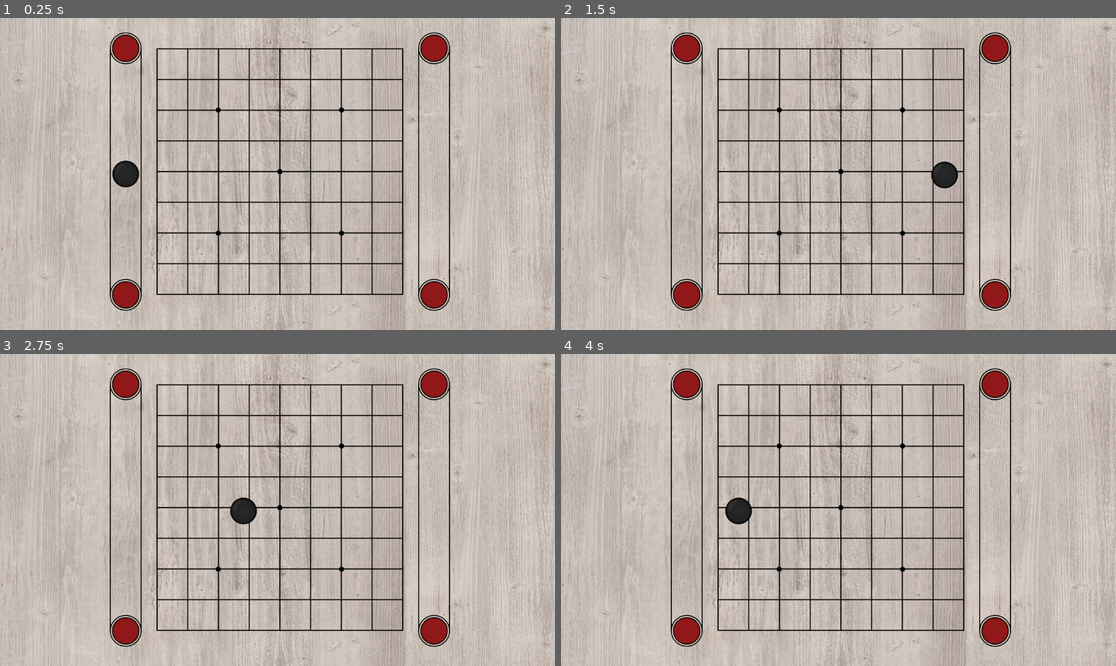
Above: before the commit, frames 1-4 (two rows, left to right).
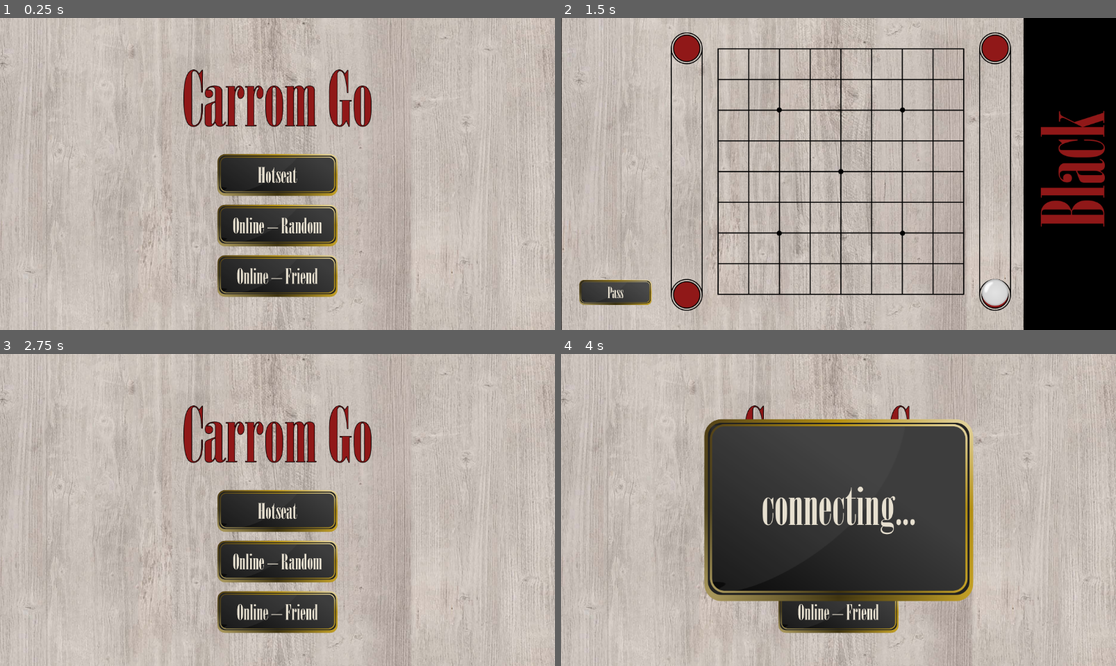
Above: after the commit, the same moments.

Repository: thomasstaud/carrom-go
Game: Godot game, scene res://GameManager.tscn
Two runs of this game, one before a commit and one after it. Both use one fixed random seed, a clock stepped at 60 frames per second and the inputs below. Before the commit the project starts from res://game.tscn.
Inputs (mouse positions are in pixels of both pictures, inside the frame that each line leads up to):
- Up to frame 1 (0.25 s): no input
- Up to frame 2 (1.5 s): click (838, 174) at 0.52 s; click (616, 292) at 1.27 s
- Up to frame 3 (2.75 s): click (505, 628) at 2.02 s
- Up to frame 4 (4 s): click (838, 563) at 2.77 s; click (838, 612) at 3.52 s

The runs differ from the first frame. In frame 1, 21% of the frame differs, in the area x 0-100%, y 0-100%; in frame 2, 18%; in frame 3, 21%; in frame 4, 37%.

Commit message:
menu, ui, passing

Diff:
--- /dev/null
+++ b/GameManager.tscn
@@ -0,0 +1,11 @@
+[gd_scene load_steps=3 format=3 uid="uid://c80jdv8k0dq7y"]
+
+[ext_resource type="Script" uid="uid://d70knybtftkc" path="res://game_manager.gd" id="1_p13vs"]
+[ext_resource type="PackedScene" uid="uid://ui4daufc78s" path="res://ui/menu.tscn" id="2_au0an"]
+
+[node name="GameManager" type="Node"]
+script = ExtResource("1_p13vs")
+
+[node name="Menu" parent="." instance=ExtResource("2_au0an")]
+
+[connection signal="start_game" from="Menu" to="." method="_on_menu_start_game"]
--- a/game.tscn
+++ /dev/null
@@ -1,15 +0,0 @@
-[gd_scene load_steps=4 format=3 uid="uid://biudnwi66x75g"]
-
-[ext_resource type="Script" uid="uid://c7pmjn7kd7mpk" path="res://game.gd" id="1_feb5d"]
-[ext_resource type="Script" uid="uid://td14ndn5ho11" path="res://go.gd" id="2_fc0e3"]
-[ext_resource type="PackedScene" uid="uid://ci5pbfr5nyayu" path="res://board/board.tscn" id="3_feb5d"]
-
-[node name="Game" type="Node2D"]
-script = ExtResource("1_feb5d")
-
-[node name="Go" type="Node" parent="."]
-script = ExtResource("2_fc0e3")
-
-[node name="Board" parent="." instance=ExtResource("3_feb5d")]
-
-[node name="StoneContainer" type="Node2D" parent="."]
--- a/game.gd
+++ b/game/game.gd
@@ -1,5 +1,7 @@
 class_name Game
 extends Node2D
+
+signal end_game
 
 enum State {
 	POSITIONING,
@@ -7,6 +9,7 @@
 	SHOOTING,
 }
 
+const MENU = preload("res://ui/menu.tscn")
 const STONE = preload("res://stones/stone.tscn")
 const STONE_DIAMETER: float = 55.0
 
@@ -34,6 +37,8 @@
 const BOARD_BOUNDS := Vector4(326, 64, 836, 574)
 
 var state: State
+# true, if a player passed in the previous turn
+var passing: bool
 var turn_black := false
 var current_stone: Stone
 # stores each stone by its board position
@@ -43,10 +48,12 @@
 
 @onready var go: Go = $Go
 @onready var stone_container: Node2D = $StoneContainer
+@onready var ui: UI = $UI
 
 func _ready() -> void:
 	go.init(BOARD_SIZE)
 	go.stone_captured.connect(stone_captured)
+	ui.player_passed.connect(player_passed)
 	next_turn()
 
 func _process(_delta: float) -> void:
@@ -71,6 +78,7 @@
 		state = State.POSITIONING
 
 	if not Input.is_mouse_button_pressed(MOUSE_BUTTON_LEFT):
+		passing = false
 		shoot()
 
 func shooting():
@@ -84,8 +92,8 @@
 			current_stone.board_pos = board_pos
 			current_stone.position = board_to_world_pos(board_pos)
 			# make go move
+			placed_stones[board_pos] = current_stone
 			go.add_stone(board_pos, turn_black)
-			placed_stones[board_pos] = current_stone
 		else:
 			current_stone.queue_free()
 		next_turn()
@@ -161,6 +169,8 @@
 	current_stone = new_stone(turn_black)
 	state = State.POSITIONING
 
+	ui.set_turn(turn_black)
+
 func new_stone(black: bool):
 	var stone = STONE.instantiate()
 	stone_container.add_child(stone)
@@ -170,3 +180,21 @@
 
 func stone_captured(pos: Vector2i) -> void:
 	placed_stones[pos].queue_free()
+
+func player_passed() -> void:
+	if passing:
+		# game is finished
+		# TODO: display this on a nice panel
+		var captured = go.get_captured()
+		if captured[1] > captured[2]:
+			print("White wins! %d to %d" % [captured[1], captured[2]])
+		elif captured[2] > captured[1]:
+			print("Black wins! %d to %d" % [captured[1], captured[2]])
+		else:
+			print("It's a tie! %d both" % captured[1])
+		# back to menu (for now)
+		end_game.emit()
+	else:
+		passing = true
+		current_stone.queue_free()
+		next_turn()
--- /dev/null
+++ b/game/game.tscn
@@ -0,0 +1,205 @@
+[gd_scene load_steps=15 format=3 uid="uid://biudnwi66x75g"]
+
+[ext_resource type="Script" uid="uid://c7pmjn7kd7mpk" path="res://game/game.gd" id="1_feb5d"]
+[ext_resource type="Script" uid="uid://td14ndn5ho11" path="res://game/go.gd" id="2_fc0e3"]
+[ext_resource type="PackedScene" uid="uid://ci5pbfr5nyayu" path="res://board/board.tscn" id="3_feb5d"]
+[ext_resource type="Texture2D" uid="uid://flf2fiipa5nc" path="res://ui/assets/button_normal.png" id="4_eow3j"]
+[ext_resource type="Script" uid="uid://co26hhbdo4hdo" path="res://ui/game_ui.gd" id="4_hve3p"]
+[ext_resource type="Texture2D" uid="uid://cple8snaikfg5" path="res://ui/assets/button_pressed.png" id="5_j5wjh"]
+[ext_resource type="Texture2D" uid="uid://db8lev7uthdqs" path="res://ui/assets/button_hover.png" id="6_vef74"]
+[ext_resource type="Texture2D" uid="uid://dr3ngx5inp3ww" path="res://ui/assets/pass.png" id="7_hve3p"]
+[ext_resource type="Texture2D" uid="uid://bpadpmb8j8isy" path="res://ui/assets/banner_black.png" id="8_vef74"]
+[ext_resource type="Texture2D" uid="uid://dml4owf7dv68b" path="res://ui/assets/banner_white.png" id="9_hve3p"]
+
+[sub_resource type="Animation" id="Animation_mfdv2"]
+length = 0.001
+tracks/0/type = "value"
+tracks/0/imported = false
+tracks/0/enabled = true
+tracks/0/path = NodePath("BannerBlack:position")
+tracks/0/interp = 1
+tracks/0/loop_wrap = true
+tracks/0/keys = {
+"times": PackedFloat32Array(0),
+"transitions": PackedFloat32Array(1),
+"update": 0,
+"values": [Vector2(1163, -81)]
+}
+tracks/1/type = "value"
+tracks/1/imported = false
+tracks/1/enabled = true
+tracks/1/path = NodePath("BannerWhite:position")
+tracks/1/interp = 1
+tracks/1/loop_wrap = true
+tracks/1/keys = {
+"times": PackedFloat32Array(0),
+"transitions": PackedFloat32Array(1),
+"update": 0,
+"values": [Vector2(-2, -86)]
+}
+
+[sub_resource type="Animation" id="Animation_hve3p"]
+resource_name = "turn_black"
+tracks/0/type = "value"
+tracks/0/imported = false
+tracks/0/enabled = true
+tracks/0/path = NodePath("BannerBlack:position")
+tracks/0/interp = 2
+tracks/0/loop_wrap = true
+tracks/0/keys = {
+"times": PackedFloat32Array(0, 1),
+"transitions": PackedFloat32Array(1, 1),
+"update": 0,
+"values": [Vector2(1163, -81), Vector2(950, -81)]
+}
+tracks/1/type = "value"
+tracks/1/imported = false
+tracks/1/enabled = true
+tracks/1/path = NodePath("BannerWhite:position")
+tracks/1/interp = 2
+tracks/1/loop_wrap = true
+tracks/1/keys = {
+"times": PackedFloat32Array(0, 1),
+"transitions": PackedFloat32Array(1, 1),
+"update": 0,
+"values": [Vector2(-2, -86), Vector2(-214, -86)]
+}
+
+[sub_resource type="Animation" id="Animation_iotsf"]
+resource_name = "turn_white"
+tracks/0/type = "value"
+tracks/0/imported = false
+tracks/0/enabled = true
+tracks/0/path = NodePath("BannerBlack:position")
+tracks/0/interp = 2
+tracks/0/loop_wrap = true
+tracks/0/keys = {
+"times": PackedFloat32Array(0, 1),
+"transitions": PackedFloat32Array(1, 1),
+"update": 0,
+"values": [Vector2(950, -81), Vector2(1163, -81)]
+}
+tracks/1/type = "value"
+tracks/1/imported = false
+tracks/1/enabled = true
+tracks/1/path = NodePath("BannerWhite:position")
+tracks/1/interp = 2
+tracks/1/loop_wrap = true
+tracks/1/keys = {
+"times": PackedFloat32Array(0, 1),
+"transitions": PackedFloat32Array(1, 1),
+"update": 0,
+"values": [Vector2(-214, -86), Vector2(-2, -86)]
+}
+
+[sub_resource type="AnimationLibrary" id="AnimationLibrary_iotsf"]
+_data = {
+&"RESET": SubResource("Animation_mfdv2"),
+&"turn_black": SubResource("Animation_hve3p"),
+&"turn_white": SubResource("Animation_iotsf")
+}
+
+[node name="Game" type="Node2D"]
+script = ExtResource("1_feb5d")
+
+[node name="Go" type="Node" parent="."]
+script = ExtResource("2_fc0e3")
+
+[node name="Board" parent="." instance=ExtResource("3_feb5d")]
+
+[node name="StoneContainer" type="Node2D" parent="."]
+
+[node name="UI" type="Control" parent="."]
+layout_mode = 3
+anchors_preset = 15
+anchor_right = 1.0
+anchor_bottom = 1.0
+grow_horizontal = 2
+grow_vertical = 2
+script = ExtResource("4_hve3p")
+
+[node name="PassButtonBlack" type="TextureButton" parent="UI"]
+custom_minimum_size = Vector2(150, 80)
+layout_mode = 0
+offset_left = 38.0
+offset_top = 530.0
+offset_right = 188.0
+offset_bottom = 610.0
+texture_normal = ExtResource("4_eow3j")
+texture_pressed = ExtResource("5_j5wjh")
+texture_hover = ExtResource("6_vef74")
+ignore_texture_size = true
+stretch_mode = 5
+
+[node name="MarginContainer" type="MarginContainer" parent="UI/PassButtonBlack"]
+layout_mode = 1
+anchors_preset = 15
+anchor_right = 1.0
+anchor_bottom = 1.0
+grow_horizontal = 2
+grow_vertical = 2
+theme_override_constants/margin_top = 27
+theme_override_constants/margin_bottom = 27
+
+[node name="TextureRect" type="TextureRect" parent="UI/PassButtonBlack/MarginContainer"]
+layout_mode = 2
+texture = ExtResource("7_hve3p")
+expand_mode = 2
+stretch_mode = 5
+
+[node name="PassButtonWhite" type="TextureButton" parent="UI"]
+custom_minimum_size = Vector2(150, 80)
+layout_mode = 0
+offset_left = 968.0
+offset_top = 533.0
+offset_right = 1118.0
+offset_bottom = 613.0
+texture_normal = ExtResource("4_eow3j")
+texture_pressed = ExtResource("5_j5wjh")
+texture_hover = ExtResource("6_vef74")
+ignore_texture_size = true
+stretch_mode = 5
+
+[node name="MarginContainer" type="MarginContainer" parent="UI/PassButtonWhite"]
+layout_mode = 1
+anchors_preset = 15
+anchor_right = 1.0
+anchor_bottom = 1.0
+grow_horizontal = 2
+grow_vertical = 2
+theme_override_constants/margin_top = 27
+theme_override_constants/margin_bottom = 27
+
+[node name="TextureRect" type="TextureRect" parent="UI/PassButtonWhite/MarginContainer"]
+layout_mode = 2
+texture = ExtResource("7_hve3p")
+expand_mode = 2
+stretch_mode = 5
+
+[node name="BannerBlack" type="TextureRect" parent="UI"]
+layout_mode = 0
+offset_left = 1163.0
+offset_top = -81.0
+offset_right = 1436.0
+offset_bottom = 970.0
+scale = Vector2(0.75, 0.75)
+texture = ExtResource("8_vef74")
+expand_mode = 1
+
+[node name="BannerWhite" type="TextureRect" parent="UI"]
+layout_mode = 0
+offset_left = -2.0
+offset_top = -86.0
+offset_right = 271.0
+offset_bottom = 965.0
+scale = Vector2(0.75, 0.75)
+texture = ExtResource("9_hve3p")
+expand_mode = 1
+
+[node name="AnimationPlayer" type="AnimationPlayer" parent="UI"]
+libraries = {
+&"": SubResource("AnimationLibrary_iotsf")
+}
+
+[connection signal="pressed" from="UI/PassButtonBlack" to="UI" method="_on_pass_button_black_pressed"]
+[connection signal="pressed" from="UI/PassButtonWhite" to="UI" method="_on_pass_button_white_pressed"]
--- a/go.gd
+++ b/game/go.gd
@@ -11,6 +11,7 @@
 
 var _board_size: Vector2i
 var _points: Dictionary[Vector2i, Point]
+var _captured: Dictionary[int, int]
 
 func init(board_size: Vector2i) -> void:
 	_board_size = board_size
@@ -18,6 +19,9 @@
 	for x in board_size.x:
 		for y in board_size.y:
 			_points[Vector2i(x, y)] = Point.EMPTY
+
+	_captured[Point.BLACK] = 0
+	_captured[Point.WHITE] = 0
 
 func add_stone(pos: Vector2i, black: bool) -> void:
 	var color = Point.BLACK if black else Point.WHITE
@@ -42,6 +46,10 @@
 	if not dead_self:
 		return
 	_capture_stones_if_dead(pos)
+
+## returns number of captured stones as {1: captured black stones, 2: captured white stones}
+func get_captured() -> Dictionary[int, int]:
+	return _captured
 
 
 func _capture_stones_if_dead(pos: Vector2i) -> bool:
@@ -77,6 +85,7 @@
 
 func _capture_stones(positions: Array[Vector2i]) -> void:
 	for pos in positions:
+		_captured[_points[pos]] += 1
 		_points[pos] = Point.EMPTY
 		stone_captured.emit(pos)
 
--- /dev/null
+++ b/game_manager.gd
@@ -0,0 +1,19 @@
+extends Node
+
+const GAME = preload("res://game/game.tscn")
+
+var _game: Game
+
+@onready var menu: Control = $Menu
+
+
+func _on_menu_start_game() -> void:
+	menu.hide()
+	_game = GAME.instantiate()
+	_game.end_game.connect(_on_end_game)
+	add_child(_game)
+
+
+func _on_end_game() -> void:
+	_game.queue_free()
+	menu.show()
--- a/project.godot
+++ b/project.godot
@@ -13,7 +13,7 @@
 config/name="carrom-go"
 config/description="carrom go!!!"
 config/version="0.1"
-run/main_scene="uid://biudnwi66x75g"
+run/main_scene="uid://c80jdv8k0dq7y"
 config/features=PackedStringArray("4.4", "GL Compatibility")
 config/icon="uid://w83sc6yiut7x"
 
--- /dev/null
+++ b/ui/game_ui.gd
@@ -0,0 +1,29 @@
+class_name UI
+extends Control
+
+signal player_passed
+
+const TURN_BLACK_ANIM := "turn_black"
+const TURN_WHITE_ANIM := "turn_white"
+
+var _turn_black: bool
+
+@onready var banner_black: TextureRect = $BannerBlack
+@onready var banner_white: TextureRect = $BannerWhite
+@onready var animation_player: AnimationPlayer = $AnimationPlayer
+
+func set_turn(black: bool):
+	_turn_black = black
+	var anim = TURN_BLACK_ANIM if black else TURN_WHITE_ANIM
+	animation_player.play(anim)
+
+
+func _on_pass_button_black_pressed() -> void:
+	if not _turn_black:
+		return
+	player_passed.emit()
+
+func _on_pass_button_white_pressed() -> void:
+	if _turn_black:
+		return
+	player_passed.emit()
--- /dev/null
+++ b/ui/menu.gd
@@ -0,0 +1,17 @@
+extends Control
+
+signal start_game
+
+@onready var panel: Control = $Panel
+
+
+func _on_hotseat_button_pressed() -> void:
+	start_game.emit()
+
+
+func _on_random_button_pressed() -> void:
+	panel.show()
+
+
+func _on_friend_button_pressed() -> void:
+	panel.show()
--- /dev/null
+++ b/ui/menu.tscn
@@ -0,0 +1,182 @@
+[gd_scene load_steps=13 format=3 uid="uid://ui4daufc78s"]
+
+[ext_resource type="Texture2D" uid="uid://dw8n07s8hfar0" path="res://board/wood_texture.jpg" id="1_bwjgb"]
+[ext_resource type="Script" uid="uid://c3or1g3g0rio5" path="res://ui/menu.gd" id="1_cp6tm"]
+[ext_resource type="Texture2D" uid="uid://c55ld4v0kryhn" path="res://ui/assets/title.png" id="2_l8jcj"]
+[ext_resource type="Texture2D" uid="uid://flf2fiipa5nc" path="res://ui/assets/button_normal.png" id="2_udkah"]
+[ext_resource type="Texture2D" uid="uid://cple8snaikfg5" path="res://ui/assets/button_pressed.png" id="3_2ot4n"]
+[ext_resource type="Texture2D" uid="uid://db8lev7uthdqs" path="res://ui/assets/button_hover.png" id="4_fcydj"]
+[ext_resource type="Texture2D" uid="uid://7t5dsdkky6cb" path="res://ui/assets/hotseat.png" id="5_0bcp5"]
+[ext_resource type="Texture2D" uid="uid://cg54iuw3aowyi" path="res://ui/assets/random.png" id="6_l8jcj"]
+[ext_resource type="Texture2D" uid="uid://cj8rgkk174dl0" path="res://ui/assets/friend.png" id="7_cp6tm"]
+[ext_resource type="Texture2D" uid="uid://bfcheqmj7qpq1" path="res://ui/assets/panel.png" id="10_2fd1n"]
+[ext_resource type="Script" uid="uid://dl22fdr41d8t" path="res://ui/panel.gd" id="10_oumb1"]
+[ext_resource type="Texture2D" uid="uid://cqpoyxypau0jj" path="res://ui/assets/connecting.png" id="11_cop0s"]
+
+[node name="Menu" type="Control"]
+layout_mode = 3
+anchors_preset = 15
+anchor_right = 1.0
+anchor_bottom = 1.0
+grow_horizontal = 2
+grow_vertical = 2
+script = ExtResource("1_cp6tm")
+
+[node name="WoodTexture" type="Sprite2D" parent="."]
+position = Vector2(570, 361)
+scale = Vector2(0.621, 0.621)
+texture = ExtResource("1_bwjgb")
+
+[node name="MarginContainer" type="MarginContainer" parent="."]
+layout_mode = 1
+anchors_preset = 15
+anchor_right = 1.0
+anchor_bottom = 1.0
+offset_top = -28.0
+offset_bottom = 29.0
+grow_horizontal = 2
+grow_vertical = 2
+theme_override_constants/margin_left = 30
+theme_override_constants/margin_top = 30
+theme_override_constants/margin_right = 30
+theme_override_constants/margin_bottom = 30
+
+[node name="CenterContainer" type="CenterContainer" parent="MarginContainer"]
+layout_mode = 2
+
+[node name="VBoxContainer" type="VBoxContainer" parent="MarginContainer/CenterContainer"]
+layout_mode = 2
+theme_override_constants/separation = 15
+alignment = 2
+
+[node name="MarginContainer" type="MarginContainer" parent="MarginContainer/CenterContainer/VBoxContainer"]
+layout_mode = 2
+theme_override_constants/margin_left = -70
+theme_override_constants/margin_top = 40
+theme_override_constants/margin_right = -70
+theme_override_constants/margin_bottom = 40
+
+[node name="TextureRect" type="TextureRect" parent="MarginContainer/CenterContainer/VBoxContainer/MarginContainer"]
+layout_mode = 2
+texture = ExtResource("2_l8jcj")
+expand_mode = 5
+stretch_mode = 4
+
+[node name="HotseatButton" type="TextureButton" parent="MarginContainer/CenterContainer/VBoxContainer"]
+custom_minimum_size = Vector2(250, 90)
+layout_mode = 2
+texture_normal = ExtResource("2_udkah")
+texture_pressed = ExtResource("3_2ot4n")
+texture_hover = ExtResource("4_fcydj")
+ignore_texture_size = true
+stretch_mode = 5
+
+[node name="MarginContainer" type="MarginContainer" parent="MarginContainer/CenterContainer/VBoxContainer/HotseatButton"]
+layout_mode = 1
+anchors_preset = 15
+anchor_right = 1.0
+anchor_bottom = 1.0
+grow_horizontal = 2
+grow_vertical = 2
+theme_override_constants/margin_top = 27
+theme_override_constants/margin_bottom = 27
+
+[node name="TextureRect" type="TextureRect" parent="MarginContainer/CenterContainer/VBoxContainer/HotseatButton/MarginContainer"]
+layout_mode = 2
+texture = ExtResource("5_0bcp5")
+expand_mode = 2
+stretch_mode = 5
+
+[node name="RandomButton" type="TextureButton" parent="MarginContainer/CenterContainer/VBoxContainer"]
+custom_minimum_size = Vector2(250, 90)
+layout_mode = 2
+texture_normal = ExtResource("2_udkah")
+texture_pressed = ExtResource("3_2ot4n")
+texture_hover = ExtResource("4_fcydj")
+ignore_texture_size = true
+stretch_mode = 5
+
+[node name="MarginContainer" type="MarginContainer" parent="MarginContainer/CenterContainer/VBoxContainer/RandomButton"]
+layout_mode = 1
+anchors_preset = 15
+anchor_right = 1.0
+anchor_bottom = 1.0
+grow_horizontal = 2
+grow_vertical = 2
+theme_override_constants/margin_top = 27
+theme_override_constants/margin_bottom = 27
+
+[node name="TextureRect" type="TextureRect" parent="MarginContainer/CenterContainer/VBoxContainer/RandomButton/MarginContainer"]
+layout_mode = 2
+texture = ExtResource("6_l8jcj")
+expand_mode = 2
+stretch_mode = 5
+
+[node name="FriendButton" type="TextureButton" parent="MarginContainer/CenterContainer/VBoxContainer"]
+custom_minimum_size = Vector2(250, 90)
+layout_mode = 2
+texture_normal = ExtResource("2_udkah")
+texture_pressed = ExtResource("3_2ot4n")
+texture_hover = ExtResource("4_fcydj")
+ignore_texture_size = true
+stretch_mode = 5
+
+[node name="MarginContainer" type="MarginContainer" parent="MarginContainer/CenterContainer/VBoxContainer/FriendButton"]
+layout_mode = 1
+anchors_preset = 15
+anchor_right = 1.0
+anchor_bottom = 1.0
+grow_horizontal = 2
+grow_vertical = 2
+theme_override_constants/margin_top = 27
+theme_override_constants/margin_bottom = 27
+
+[node name="TextureRect" type="TextureRect" parent="MarginContainer/CenterContainer/VBoxContainer/FriendButton/MarginContainer"]
+layout_mode = 2
+texture = ExtResource("7_cp6tm")
+expand_mode = 2
+stretch_mode = 5
+
+[node name="Panel" type="Control" parent="."]
+visible = false
+layout_mode = 1
+anchors_preset = 15
+anchor_right = 1.0
+anchor_bottom = 1.0
+grow_horizontal = 2
+grow_vertical = 2
+script = ExtResource("10_oumb1")
+
+[node name="Texture" type="TextureRect" parent="Panel"]
+layout_mode = 1
+anchors_preset = 8
+anchor_left = 0.5
+anchor_top = 0.5
+anchor_right = 0.5
+anchor_bottom = 0.5
+offset_left = -279.5
+offset_top = -189.5
+offset_right = 279.5
+offset_bottom = 189.5
+grow_horizontal = 2
+grow_vertical = 2
+texture = ExtResource("10_2fd1n")
+
+[node name="TextureRect" type="TextureRect" parent="Panel/Texture"]
+layout_mode = 1
+anchors_preset = 8
+anchor_left = 0.5
+anchor_top = 0.5
+anchor_right = 0.5
+anchor_bottom = 0.5
+offset_left = -161.5
+offset_top = -53.0
+offset_right = 161.5
+offset_bottom = 53.0
+grow_horizontal = 2
+grow_vertical = 2
+texture = ExtResource("11_cop0s")
+
+[connection signal="pressed" from="MarginContainer/CenterContainer/VBoxContainer/HotseatButton" to="." method="_on_hotseat_button_pressed"]
+[connection signal="pressed" from="MarginContainer/CenterContainer/VBoxContainer/RandomButton" to="." method="_on_random_button_pressed"]
+[connection signal="pressed" from="MarginContainer/CenterContainer/VBoxContainer/FriendButton" to="." method="_on_friend_button_pressed"]
--- /dev/null
+++ b/ui/panel.gd
@@ -0,0 +1 @@
+extends Control
--- /dev/null
+++ b/ui/theme.tres
@@ -0,0 +1,8 @@
+[gd_resource type="Theme" load_steps=2 format=3 uid="uid://dlbjtfagpatv2"]
+
+[ext_resource type="FontFile" uid="uid://dkeyykt1wws14" path="res://ui/fonts/onyx/OPTIOnyx.otf" id="1_rqugq"]
+
+[resource]
+Label/colors/font_color = Color(0.905882, 0.878431, 0.815686, 1)
+Label/font_sizes/font_size = 40
+Label/fonts/font = ExtResource("1_rqugq")
Renamed: game.gd.uid -> game/game.gd.uid
Renamed: go.gd.uid -> game/go.gd.uid
Not shown, added: game_manager.gd.uid
Binary file added: ui/assets/banner_black.png
Not shown, added: ui/assets/banner_black.png.import
Binary file added: ui/assets/banner_white.png
Not shown, added: ui/assets/banner_white.png.import
Binary file added: ui/assets/button_hover.png
Not shown, added: ui/assets/button_hover.png.import
Binary file added: ui/assets/button_normal.png
Not shown, added: ui/assets/button_normal.png.import
Binary file added: ui/assets/button_pressed.png
(and 21 more such lines)
